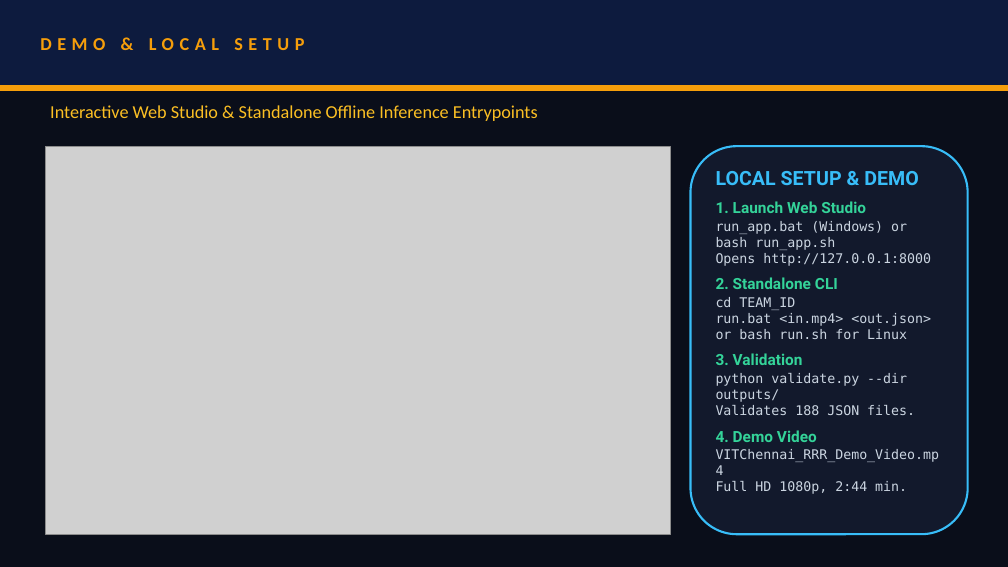
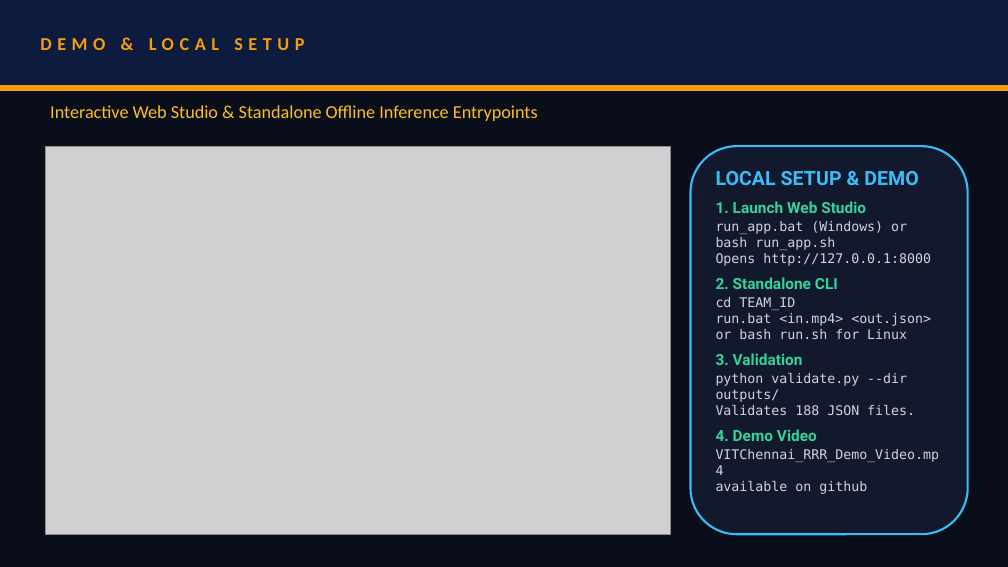
Before and after one commit to rishita2201/Samsung_XR_Hackathon, a slide deck: slide 7 of VITChennai_RRR_Submission_ppt.pptx. Drawn at 1008x567 pixels with LibreOffice and Linux fonts; fonts in the diff are those of the drawing; grey boxes stand for pictures. Boxes give left, top, right and bottom in pixels: in the first picture for what was removed or moved away, otherwise in the second. Text is boxed around its words. In the diff, an @@ line names an element or a change of style, - is before the commit and + after.

```diff
--- a/VITChennai_RRR_Submission_ppt.pptx
+++ b/VITChennai_RRR_Submission_ppt.pptx
@@ text at [716,449,940,494]: text changed @@
-VITChennai_RRR_Demo_Video.mp4
-Full HD 1080p, 2:44 min.
+VITChennai_RRR_Demo_Video.mp4
+available on github
```
Also in this commit, not shown: 3 other slides changed.
